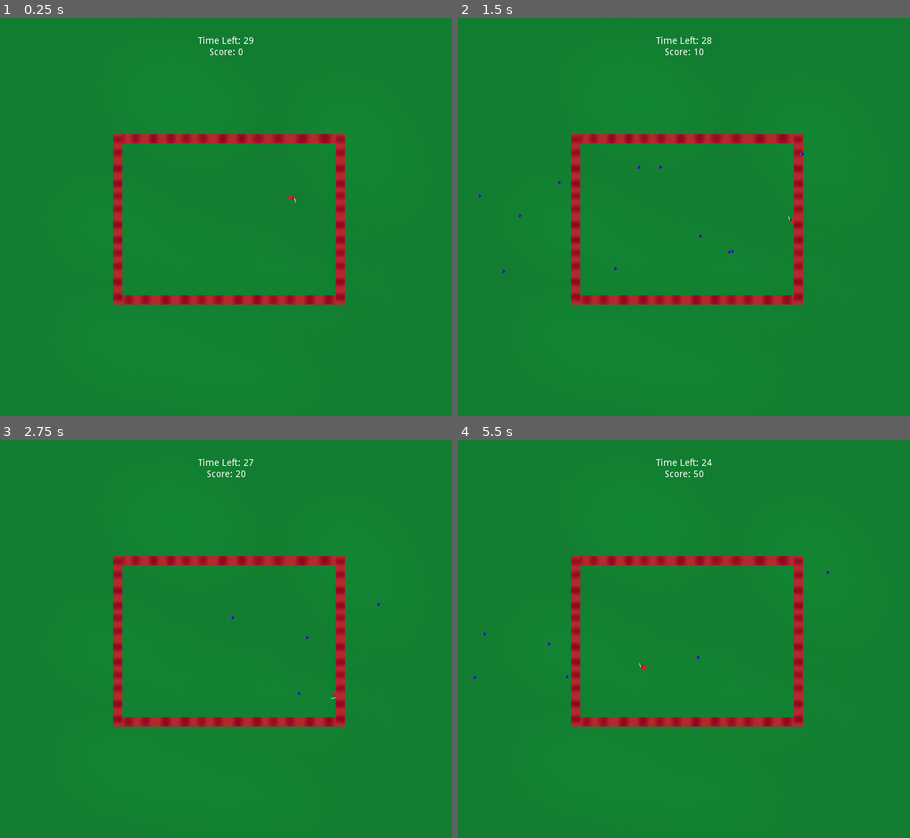
Above: before the commit, frames 1-4 (two rows, left to right).
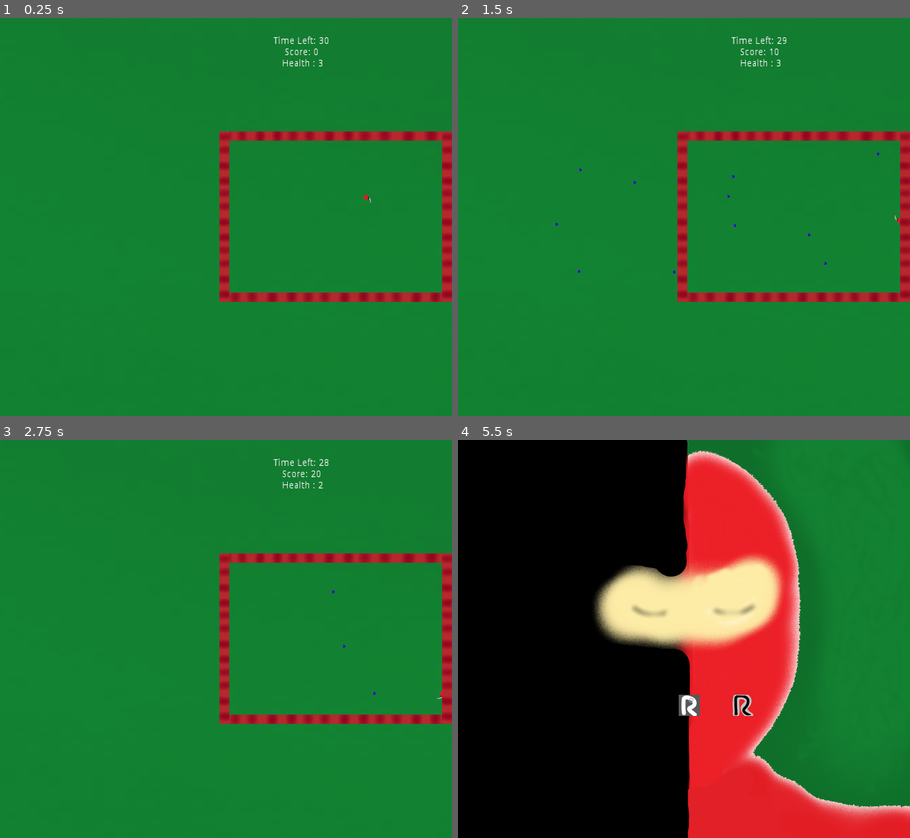
Above: after the commit, the same moments.

Repository: bsu-cs315/Final_Project_Group5
Game: Godot game, scene res://Scenes/World.tscn
Two runs of this game, one before a commit and one after it. Both use one fixed random seed, a clock stepped at 60 frames per second and the inputs below.
Inputs:
- Up to frame 1 (0.25 s): no input
- Up to frame 2 (1.5 s): tap Enter at 0.5 s; hold Right (move_right) 0.53-1.28 s; tap R (ReAwaken, bound only before the commit) at 0.6, 1.35 s; hold Down (move_down) from 1.28 s (still down)
- Up to frame 3 (2.75 s): release Down (move_down) at 2.03 s; hold Right (move_right) from 2.03 s (still down); tap R (ReAwaken, bound only before the commit) at 2.1 s
- Up to frame 4 (5.5 s): release Right (move_right) at 2.78 s; hold Up (move_up) 2.78-3.53 s; tap R (ReAwaken, bound only before the commit) every 0.75 s from 2.85 to 5.1 s; hold Left (move_left) 3.53-5.03 s; tap Space at 5 s; hold Down (move_down) from 5.03 s (still down)

The runs differ from the first frame. In frame 1, 6.6% of the frame differs, in the area x 25-100%, y 4-72%; in frame 2, 6.8%; in frame 3, 6.7%; in frame 4, 75%, in the area x 0-100%, y 0-100%.

Commit message:
Added Health Bar and better scoring

Diff:
--- /dev/null
+++ b/project/Button.gd
@@ -0,0 +1,16 @@
+extends Button
+
+
+# Declare member variables here. Examples:
+# var a = 2
+# var b = "text"
+
+
+# Called when the node enters the scene tree for the first time.
+func _ready():
+	pass # Replace with function body.
+
+
+# Called every frame. 'delta' is the elapsed time since the previous frame.
+#func _process(delta):
+#	pass
--- /dev/null
+++ b/project/HUD.gd
@@ -0,0 +1,11 @@
+extends Control
+
+onready var screen = load("res://Scenes/World.tscn")
+var pause = false
+
+func _on_Button_pressed():
+	if(pause == false):
+		pause = true
+		screen.paused
+	if(pause == true):
+		pause = false
--- a/project/HUD.tscn
+++ b/project/HUD.tscn
@@ -1,13 +1,26 @@
-[gd_scene format=2]
+[gd_scene load_steps=2 format=2]
+
+[ext_resource path="res://HUD.gd" type="Script" id=1]
 
 [node name="HUD" type="Control"]
 anchor_right = 1.0
 anchor_bottom = 1.0
+script = ExtResource( 1 )
 
 [node name="Label" type="Label" parent="."]
 margin_top = 28.0
 margin_right = 681.0
 margin_bottom = 99.0
-text = "Time Left :
-Score :"
+text = "Time Left:
+Score:
+Health: "
 align = 1
+
+[node name="Button" type="Button" parent="."]
+margin_left = 616.0
+margin_top = 10.0
+margin_right = 666.0
+margin_bottom = 30.0
+text = "Pause"
+
+[connection signal="pressed" from="Button" to="." method="_on_Button_pressed"]
--- a/project/Scenes/OverlayButton.gd
+++ b/project/Scenes/OverlayButton.gd
@@ -18,7 +18,7 @@
 	if(position.x >= 674 or position.x <= 16):
 		_velocity.x = _velocity.x * -1
 
-	if((position.x > 340 and position.x < 360) and Input.is_action_just_pressed("ReAwaken")):
+	if((position.x > 340 and position.x < 360) and Input.is_action_just_pressed("reAwaken")):
 		_velocity.x = 0
 		visible = false
 		check = 1
--- a/project/Scenes/ReAwakening.tscn
+++ b/project/Scenes/ReAwakening.tscn
@@ -49,6 +49,6 @@
 disabled = true
 
 [node name="ExitScene" type="Timer" parent="OverlayButton"]
-wait_time = 6.0
+wait_time = 4.0
 
 [connection signal="timeout" from="OverlayButton/ExitScene" to="OverlayButton" method="_on_ExitScene_timeout"]
--- a/project/Scenes/World.gd
+++ b/project/Scenes/World.gd
@@ -1,19 +1,24 @@
 extends Node2D
 
 var timeCount := 0
-onready var playerHealth = get_child(1).health
+onready var player = get_child(1)
+
 func _ready():
+	randomize()
 	$TimeLeft.start()
 	$TimeCounter.start()
 func _process(_delta):
+	position.x = get_viewport_rect().size.x/6
 	if($TimeLeft.time_left >= 0):
-		$HUD/Label.text = "Time Left: " + str(int($TimeLeft.time_left)) + "\nScore: " + str(timeCount)
+		$HUD/Label.text = "Time Left: " + str(int($TimeLeft.time_left)) + "\nScore: " + str(timeCount) + "\n Health : " + str(player.health)
 
+		if($HUD/Button.pressed):
+			$Wave1.pause_mode = true
 func _on_TimeLeft_timeout():
-	timeCount = timeCount + (100 * playerHealth)
+	timeCount = timeCount + (100 * player.health)
+	$TimeCounter.stop()
 	#win Screen or next Scene
 	pass
-
 
 func _on_TimeCounter_timeout():
 	timeCount += 10
--- a/project/Scenes/World.tscn
+++ b/project/Scenes/World.tscn
@@ -11,8 +11,8 @@
 script = ExtResource( 3 )
 
 [node name="Grass" type="Sprite" parent="."]
-position = Vector2( 341, 306 )
-scale = Vector2( 3.49517, 3.06808 )
+position = Vector2( 384, 203 )
+scale = Vector2( 16.6033, 9.31866 )
 z_index = -149
 texture = ExtResource( 2 )
 
@@ -21,7 +21,7 @@
 scale = Vector2( 0.8, 0.8 )
 
 [node name="Enviroment" type="Node2D" parent="."]
-position = Vector2( -52, -37 )
+position = Vector2( -5, -41 )
 
 [node name="Barrier2" parent="Enviroment" instance=ExtResource( 5 )]
 position = Vector2( 493, 219 )
@@ -80,34 +80,34 @@
 [node name="Wave1" type="Node2D" parent="."]
 
 [node name="AreaBullet3" parent="Wave1" instance=ExtResource( 4 )]
-position = Vector2( -371, 352 )
+position = Vector2( -369, 327 )
 
 [node name="AreaBullet4" parent="Wave1" instance=ExtResource( 4 )]
 position = Vector2( -349, 248 )
 
 [node name="AreaBullet5" parent="Wave1" instance=ExtResource( 4 )]
-position = Vector2( -353, 329 )
+position = Vector2( -417, 239 )
 
 [node name="AreaBullet6" parent="Wave1" instance=ExtResource( 4 )]
-position = Vector2( -342, 353 )
+position = Vector2( -311, 370 )
 
 [node name="AreaBullet7" parent="Wave1" instance=ExtResource( 4 )]
-position = Vector2( -351, 298 )
+position = Vector2( -409, 311 )
 
 [node name="AreaBullet8" parent="Wave1" instance=ExtResource( 4 )]
-position = Vector2( -349, 268 )
+position = Vector2( -311, 229 )
 
 [node name="AreaBullet9" parent="Wave1" instance=ExtResource( 4 )]
-position = Vector2( -319, 378 )
+position = Vector2( -344, 383 )
 
 [node name="AreaBullet10" parent="Wave1" instance=ExtResource( 4 )]
 position = Vector2( -390, 382 )
 
 [node name="AreaBullet11" parent="Wave1" instance=ExtResource( 4 )]
-position = Vector2( -349, 225 )
+position = Vector2( -318, 313 )
 
 [node name="AreaBullet12" parent="Wave1" instance=ExtResource( 4 )]
-position = Vector2( -368, 225 )
+position = Vector2( -379, 269 )
 
 [node name="AreaBullet13" parent="Wave1" instance=ExtResource( 4 )]
 position = Vector2( -348, 205 )
@@ -115,7 +115,7 @@
 [node name="HUD" parent="." instance=ExtResource( 6 )]
 
 [node name="TimeLeft" type="Timer" parent="."]
-wait_time = 30.0
+wait_time = 31.0
 one_shot = true
 
 [node name="TimeCounter" type="Timer" parent="."]
--- a/project/project.godot
+++ b/project/project.godot
@@ -48,9 +48,16 @@
 , Object(InputEventKey,"resource_local_to_scene":false,"resource_name":"","device":0,"alt":false,"shift":false,"control":false,"meta":false,"command":false,"pressed":false,"scancode":83,"physical_scancode":0,"unicode":0,"echo":false,"script":null)
  ]
 }
-ReAwaken={
+reAwaken={
 "deadzone": 0.5,
 "events": [ Object(InputEventKey,"resource_local_to_scene":false,"resource_name":"","device":0,"alt":false,"shift":false,"control":false,"meta":false,"command":false,"pressed":false,"scancode":82,"physical_scancode":0,"unicode":0,"echo":false,"script":null)
+, Object(InputEventKey,"resource_local_to_scene":false,"resource_name":"","device":0,"alt":false,"shift":false,"control":false,"meta":false,"command":false,"pressed":false,"scancode":0,"physical_scancode":82,"unicode":0,"echo":false,"script":null)
+ ]
+}
+pause={
+"deadzone": 0.5,
+"events": [ Object(InputEventKey,"resource_local_to_scene":false,"resource_name":"","device":0,"alt":false,"shift":false,"control":false,"meta":false,"command":false,"pressed":false,"scancode":16777217,"physical_scancode":0,"unicode":0,"echo":false,"script":null)
+, Object(InputEventKey,"resource_local_to_scene":false,"resource_name":"","device":0,"alt":false,"shift":false,"control":false,"meta":false,"command":false,"pressed":false,"scancode":80,"physical_scancode":0,"unicode":0,"echo":false,"script":null)
  ]
 }
 
